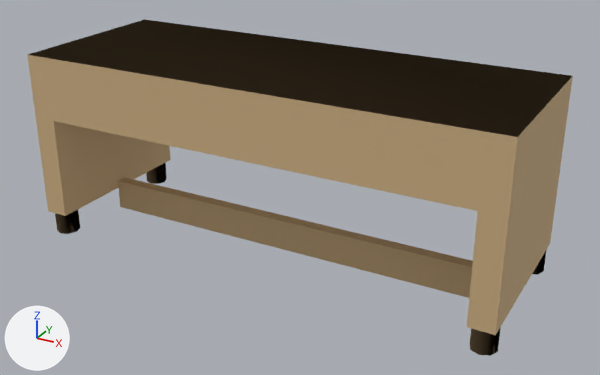
Renders of the glTF model src/assets/furniture/bench.glb from each side of a commit.
Camera for both pictures: a 50 mm camera at (0.935, -1.642, 0.996) aimed at (0.038, -0.013, 0.181). The lights are fixed; the arrows at lower left show +X, +Y and +Z. The older version comes first. Vertices at exactly the same position are counted once.
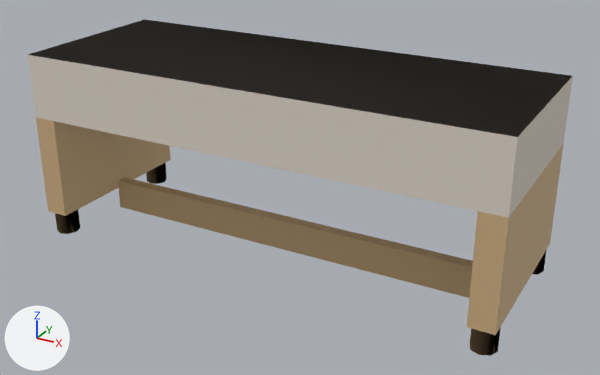
Boxes (x1, y1, x2, y2) around the edits, measured in the pictures (600 x 375 px):
part 1 of me_mesh_0, recoloured (brown to pale yellow)
    both: (27, 19, 573, 218)

Patch to the scene script:
```diff
--- a/src/assets/furniture/bench.glb.py
+++ b/src/assets/furniture/bench.glb.py
@@ mat_seat @@
+mat_seat = principled_material('seat')
+mat_seat.base_color = (0.72, 0.65, 0.57)  # pale yellow #ddd3c7
+mat_seat.roughness = 0.85
@@ mat_frame @@
+mat_frame = principled_material('frame')
+mat_frame.base_color = (0.6, 0.42, 0.22)  # brown #cbad81
+mat_frame.roughness = 0.65
@@ me_mesh_0 @@
 me_mesh_0.from_pydata(...)  # 135 vertices, 232 faces; spans x -0.6..0.6, y -0.225..0.225, z 0.0..0.498
 # used by ob_mesh_0; location = (0.0, 0.0, 0.0)
+# me_mesh_0 part 1: 64 of the faces centred in x -0.6..0.6, y -0.225..0.225, z 0.34..0.495 switch from mat_material_0 (brown #cbad81) to mat_seat (pale yellow #ddd3c7)
+me_mesh_0.materials.append(mat_frame)  # brown #cbad81
```
